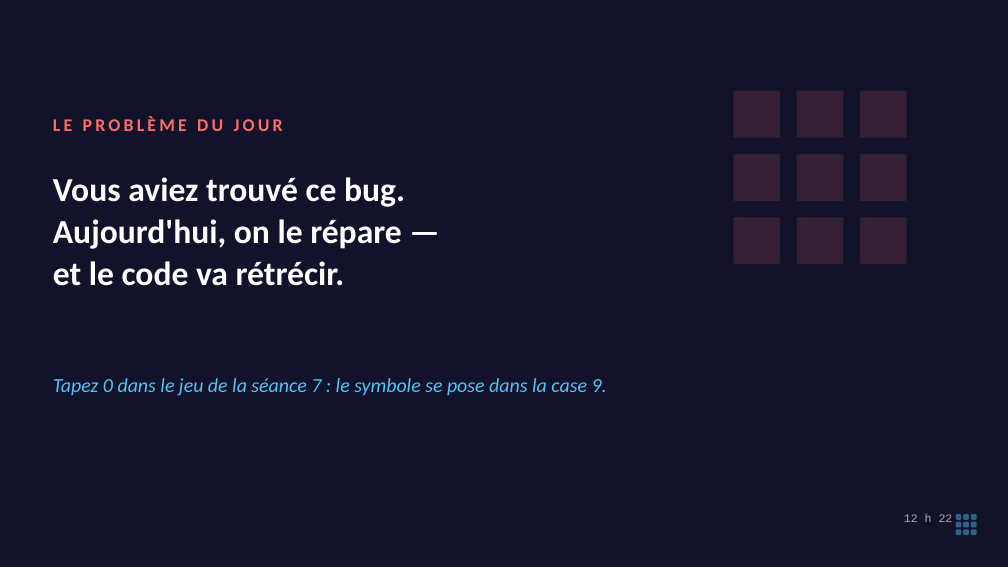
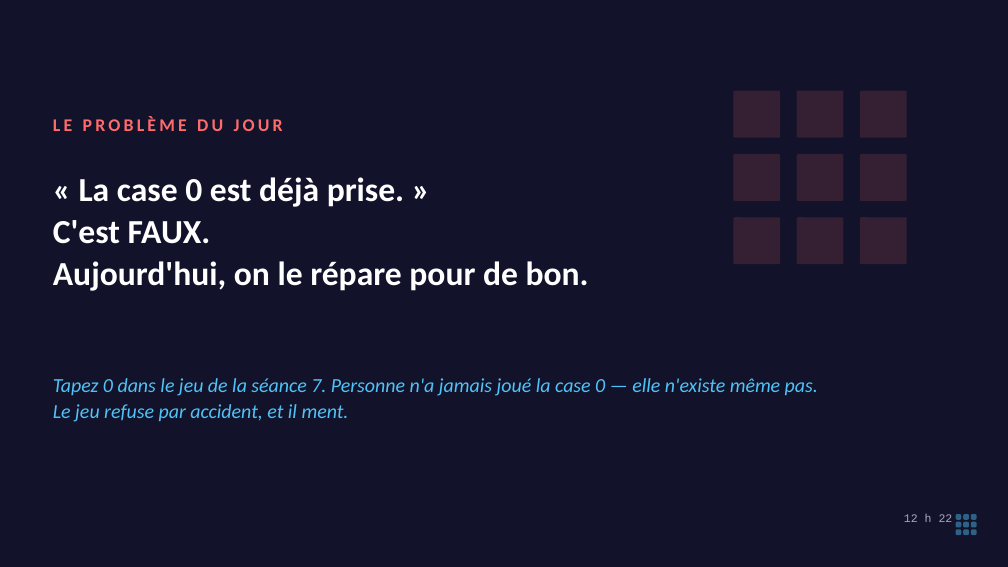
Before and after one commit to koffipierredamien/python-learning, a slide deck: slide 6 of 2-seances/S09-et-ou/a-projeter/seance-9-projection.pptx. Drawn at 1008x567 pixels with LibreOffice and Linux fonts; fonts in the diff are those of the drawing. Boxes give left, top, right and bottom in pixels: in the first picture for what was removed or moved away, otherwise in the second. Text is boxed around its words. In the diff, an @@ line names an element or a change of style, - is before the commit and + after.

```diff
--- a/2-seances/S09-et-ou/a-projeter/seance-9-projection.pptx
+++ b/2-seances/S09-et-ou/a-projeter/seance-9-projection.pptx
@@ text at box(53, 177, 589, 291): text changed @@
-Vous aviez trouvé ce bug.
-Aujourd'hui, on le répare —
-et le code va rétrécir.
+« La case 0 est déjà prise. »
+C'est FAUX.
+Aujourd'hui, on le répare pour de bon.
@@ text at box(53, 378, 818, 422): text changed @@
-Tapez 0 dans le jeu de la séance 7 : le symbole se pose dans la case 9.
+Tapez 0 dans le jeu de la séance 7. Personne n'a jamais joué la case 0 — elle n'existe même pas. Le jeu refuse par accident, et il ment.
```
Also in this commit, not shown: 3 other slides changed, 54 other files.
